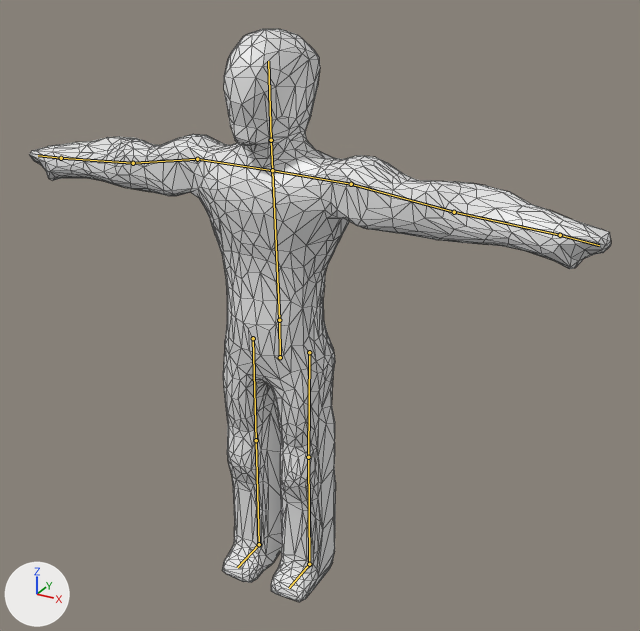
What one commit did to the Blender file Unity/WatcherUnity/Assets/Blender Objects/Files/Character.blend.
The view is the same before and after, from a 50 mm lens placed at (2.9, -4.71, 4.21), pointed at (0.36, -0.08, 1.9). The axes (+X, +Y, +Z) are drawn at lower left. The lights are the same throughout. The bones that bend it are drawn over the model as lines. Mesh edges are drawn as thin lines.

The first picture shows 'Character'.
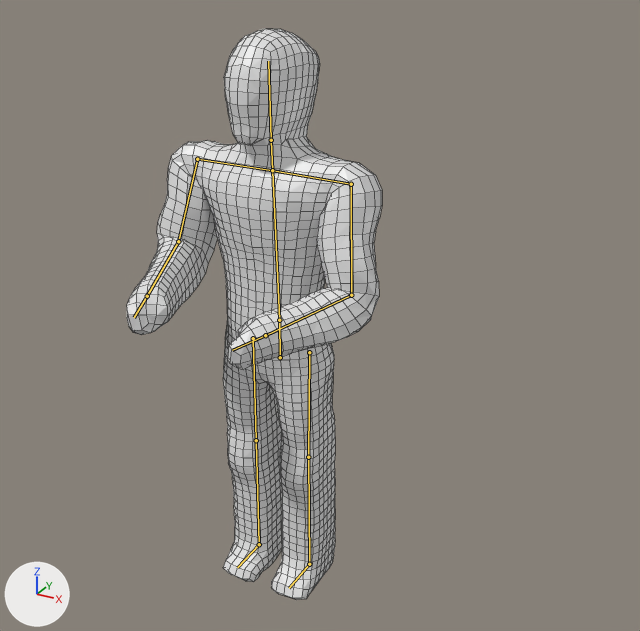
The newer file adds an action. The first version stands in its rest pose; the second is drawn at frame 0 of the action 'HoldingObject'.

What differs and where, as boxes [x1, y1, x2, y2] in the pictures (640 x 631 px):
'Character', posed (56% narrower): before [29, 29, 611, 602]; after [127, 29, 382, 600]
bone 'UpperArm.L', root to tip: before (351, 184) to (454, 212); after (351, 184) to (351, 295)
bone 'LowerArm.L', root to tip: before (454, 212) to (560, 235); after (351, 295) to (265, 335)
bone 'UpperArm.R', root to tip: before (197, 159) to (133, 163); after (197, 159) to (178, 241)
bone 'LowerArm.R', root to tip: before (133, 163) to (61, 158); after (178, 241) to (147, 296)

The change in detail:
Bone 'UpperArm.L' (bone_upperarm_l) moves from (0.0, 0.0, 0.0) to (0.03, 0.0, 0.0).
Bone 'UpperArm.L' (bone_upperarm_l) turns from (0, 0, 0) to (-74, -14, 4) degrees about its own x, y and z.
Bone 'LowerArm.L' (bone_lowerarm_l) moves from (0.0, 0.0, 0.0) to (0.41, -0.21, 0.02).
Bone 'LowerArm.L' (bone_lowerarm_l) turns from (0, 0, 0) to (-38, -8, -59) degrees about its own x, y and z.
Bone 'UpperArm.R' (bone_upperarm_r) moves from (0.0, 0.0, 0.0) to (0.03, 0.0, 0.0).
Bone 'UpperArm.R' (bone_upperarm_r) turns from (0, 0, 0) to (-76, 11, -6) degrees about its own x, y and z.
Bone 'LowerArm.R' (bone_lowerarm_r) moves from (0.0, 0.0, 0.0) to (0.41, 0.21, -0.02).
Bone 'LowerArm.R' (bone_lowerarm_r) turns from (0, 0, 0) to (-28, 10, 59) degrees about its own x, y and z.
